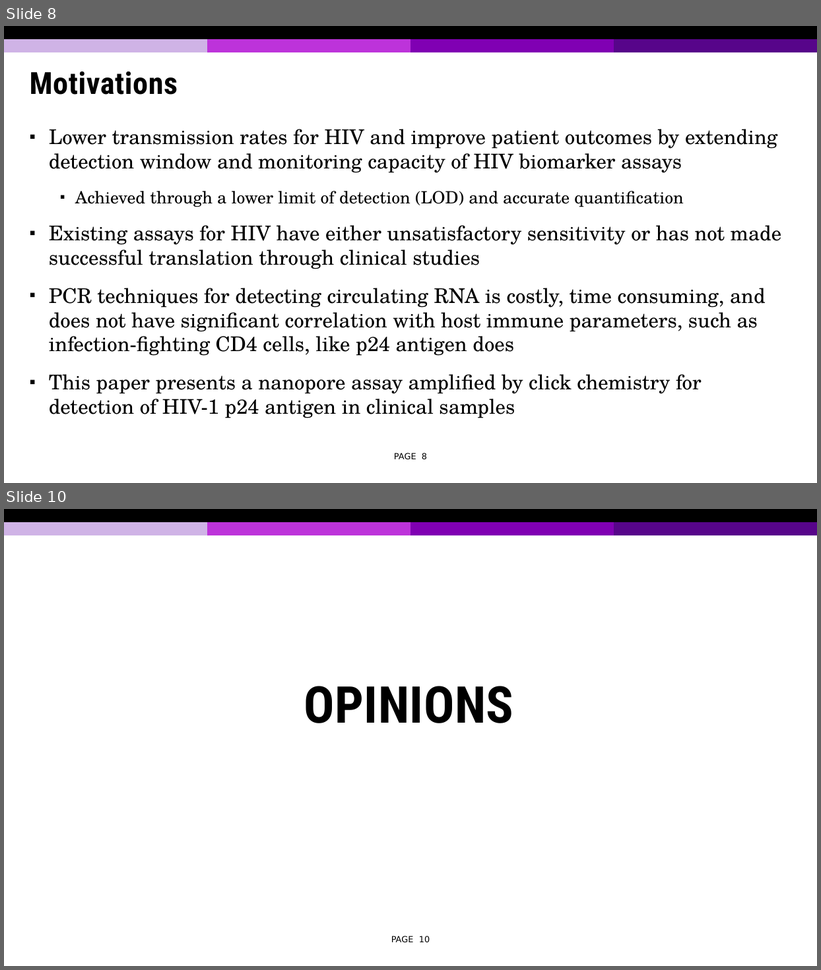
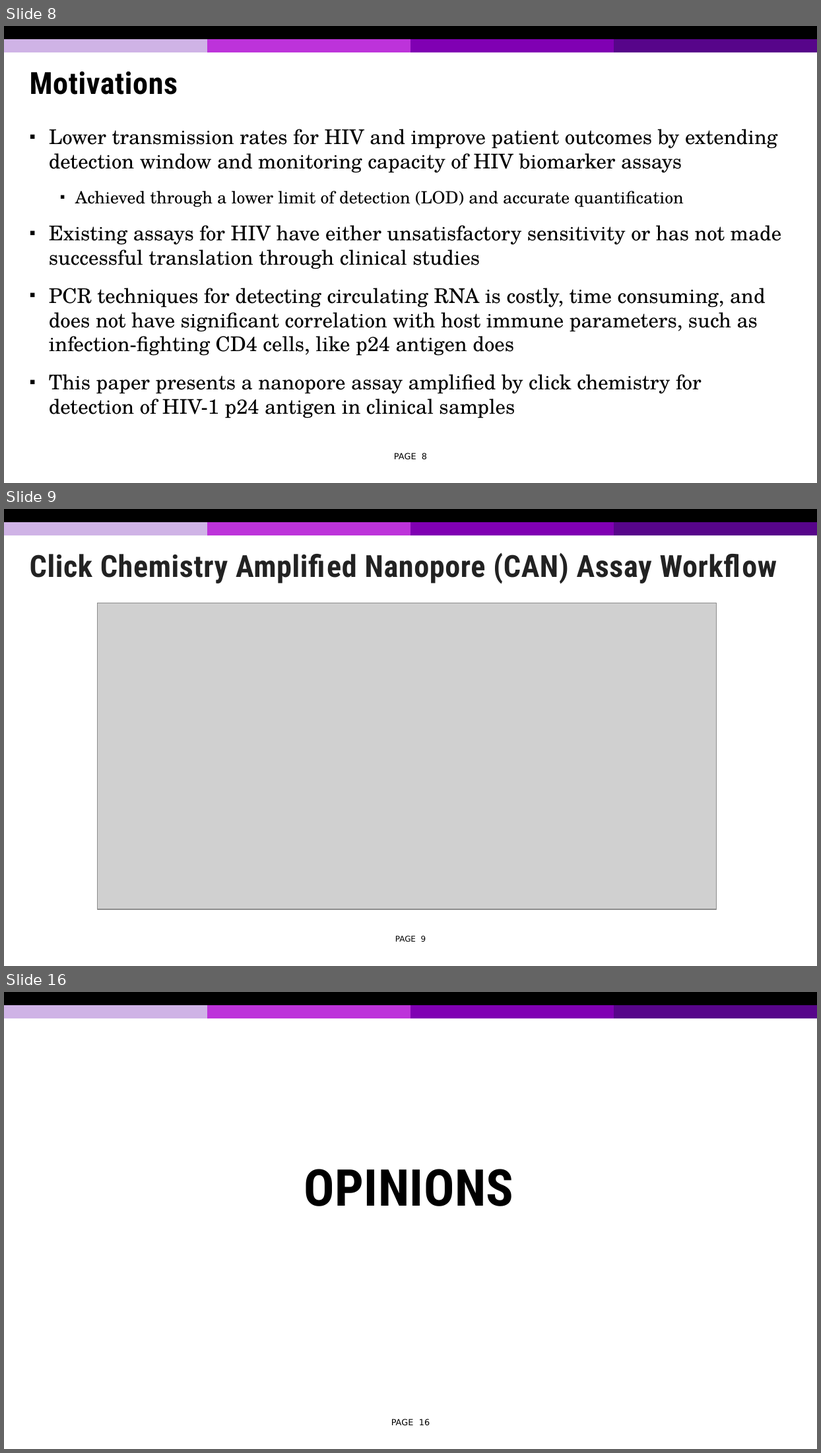
Before and after one commit to tonymin/ECE730, a slide deck: Presentation 2.pptx. Shown one above the other, each under a label of ours: slides 8 and 10 before the commit, slides 8, 9 and 16 after it; the slides between them are not shown. The pictures are 821x970 and 821x1453 pixels, drawn with LibreOffice and Linux fonts; fonts in the diff are those of the drawing; grey boxes stand for pictures; background and template pictures are left out. Boxes give left, top, right and bottom in pixels: in the first picture for what was removed or moved away, otherwise in the second. Text is boxed around its words. In the diff, an @@ line names an element or a change of style, - is before the commit and + after.

```diff
--- a/Presentation 2.pptx
+++ b/Presentation 2.pptx
@@ slide 9 added at (4, 509, 817, 966), background #FFFFFF; not listed: 5 template elements that a slide beside it also shows @@
@@ title added at (30, 553, 778, 584), 27 pt, text #222222, bold @@
+Click Chemistry Amplified Nanopore (CAN) Assay Workflow
@@ picture added at (98, 603, 716, 910) @@
@@ page number added at (395, 936, 426, 942), 7 pt, text #000000 @@
+PAGE 9
@@ what was slide 10 is now slide 16 @@
@@ page number at (391, 1419, 430, 1426): text changed @@
-PAGE 10
+PAGE 16
```
Also in this commit, not shown: 1 slide changed, 6 other slides added, 1 slide removed.
